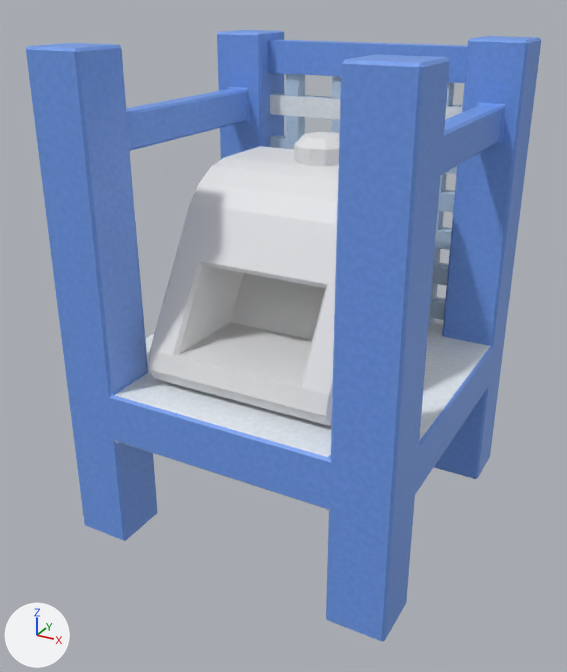
A saved change to the glTF model public/game/model/environment/blue_work_zone.glb.
The view is the same before and after, from a 50 mm camera at (3.02, -4.91, 3.04) aimed at (0.95, -1.15, 1.16). The axes (+X, +Y, +Z) are drawn at lower left. The lights are the same throughout. The picture after the commit comes second. Where no turn or scale is listed for an object, it has been applied to the vertices. Vertices at exactly the same position are counted once.

In view in the first picture: 'Cube', 'assemble machine.001'.
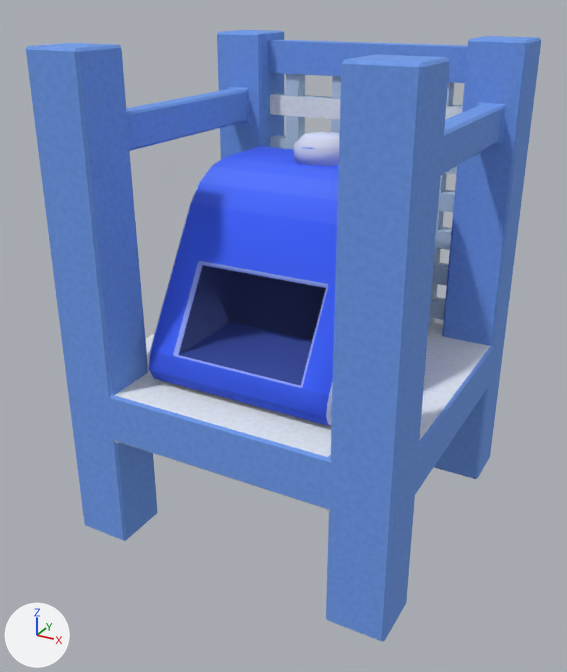
Boxes [x1, y1, x2, y2] around the edits, measured in the pictures (567 x 672 px):
'assemble machine.001', recoloured, shading changed (white to blue): [148, 132, 340, 426] in both

Diff of the bpy script that builds the scene:
```diff
--- a/public/game/model/environment/blue_work_zone.glb.py
+++ b/public/game/model/environment/blue_work_zone.glb.py
@@ img_assemble_machine_001 @@
+img_assemble_machine_001 = load_image('assemble_machine.001', '_unpacked/assemble_machine.001', 1024, 1024, 'sRGB')
@@ mat_material_001 @@
+mat_material_001 = principled_material('Material.001')
+mat_material_001.texture = img_assemble_machine_001
+mat_material_001.roughness = 1.0
@@ me_cube_002 @@
 me_cube_002.from_pydata(...)  # 96 vertices, 184 faces; spans x 0.43..1.57, y -1.802..-0.474, z 1.0..2.283
 # used by ob_assemble_machine_001; location = (0.0, 0.0, 0.0)
+# me_cube_002 part 1: all faces are now shaded smooth (169 of 184 changed)
+me_cube_002.materials.append(mat_material_001)  # picture img_assemble_machine_001
```
